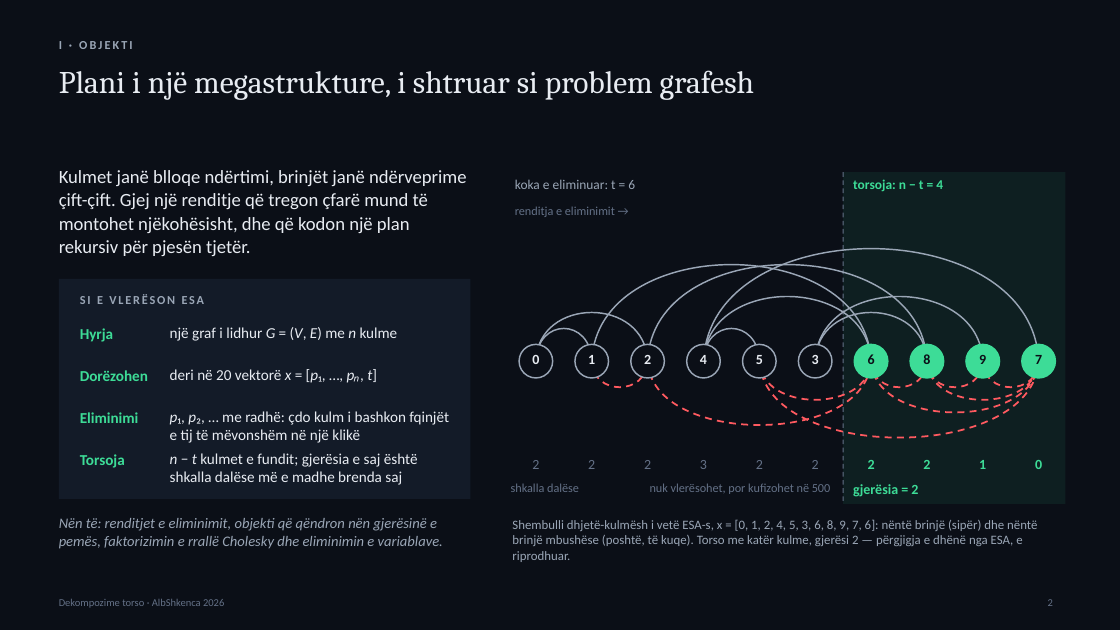
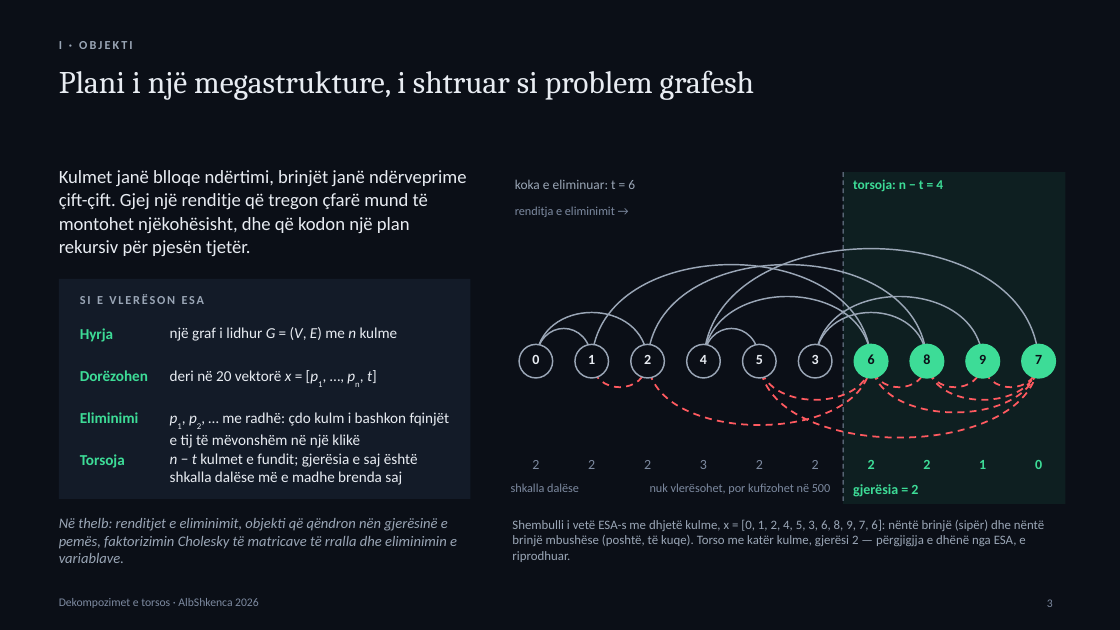
Before and after one commit to adrianymeri/SpOC3, a slide deck: slide 3 of SpOC3-Dekompozime-Torso-AlbShkenca2026-SQ.pptx (slide 2 before the commit). Drawn at 1120x630 pixels with LibreOffice and Linux fonts; fonts in the diff are those of the drawing. Boxes give left, top, right and bottom in pixels: in the first picture for what was removed or moved away, otherwise in the second. Text is boxed around its words. In the diff, an @@ line names an element or a change of style, - is before the commit and + after.

```diff
--- a/SpOC3-Dekompozime-Torso-AlbShkenca2026-SQ.pptx
+++ b/SpOC3-Dekompozime-Torso-AlbShkenca2026-SQ.pptx
@@ line (844, 172) - (844, 504): stroke #647187 1 pt dashed to #7D8AA0 1 pt dashed @@
@@ text at (170, 370, 377, 383): text changed @@
-deri në 20 vektorë x = [p₁, …, pₙ, t]
+deri në 20 vektorë x = [p1, …, pn, t]
@@ text at (170, 412, 450, 448): text changed @@
-p₁, p₂, … me radhë: çdo kulm i bashkon fqinjët e tij të mëvonshëm në një klikë
+p1, p2, … me radhë: çdo kulm i bashkon fqinjët e tij të mëvonshëm në një klikë
@@ text colour #647187 to #7D8AA0 in 9 elements at (515, 206, 615, 217), (532, 460, 539, 469), (588, 460, 595, 469), (644, 460, 651, 469), (700, 460, 707, 469), (756, 460, 763, 469), (812, 460, 819, 469), (511, 483, 579, 492), (650, 483, 831, 494) @@
@@ text at (59, 518, 457, 563): text changed @@
-Nën të: renditjet e eliminimit, objekti që qëndron nën gjerësinë e pemës, faktorizimin e rrallë Cholesky dhe eliminimin e variablave.
+Në thelb: renditjet e eliminimit, objekti që qëndron nën gjerësinë e pemës, faktorizimin Cholesky të matricave të rralla dhe eliminimin e variablave.
@@ text at (512, 519, 1044, 562): text changed @@
-Shembulli dhjetë-kulmësh i vetë ESA-s, x = [0, 1, 2, 4, 5, 3, 6, 8, 9, 7, 6]: nëntë brinjë (sipër) dhe nëntë brinjë mbushëse (poshtë, të kuqe). Torso me katër kulme, gjerësi 2 — përgjigja e dhënë nga ESA, e riprodhuar.
+Shembulli i vetë ESA-s me dhjetë kulme, x = [0, 1, 2, 4, 5, 3, 6, 8, 9, 7, 6]: nëntë brinjë (sipër) dhe nëntë brinjë mbushëse (poshtë, të kuqe). Torso me katër kulme, gjerësi 2 — përgjigjja e dhënë nga ESA, e riprodhuar.
@@ text at (59, 598, 259, 608): text changed; size 9 to 10 pt; text colour #647187 to #7D8AA0 @@
-Dekompozime torso · AlbShkenca 2026
+Dekompozimet e torsos · AlbShkenca 2026
@@ page number at (1047, 599, 1053, 607): text changed; size 9 to 10 pt; text colour #647187 to #7D8AA0 @@
-2
+3
```
Also in this commit, not shown: 19 other slides changed, 1 slide added, 11 other files.
